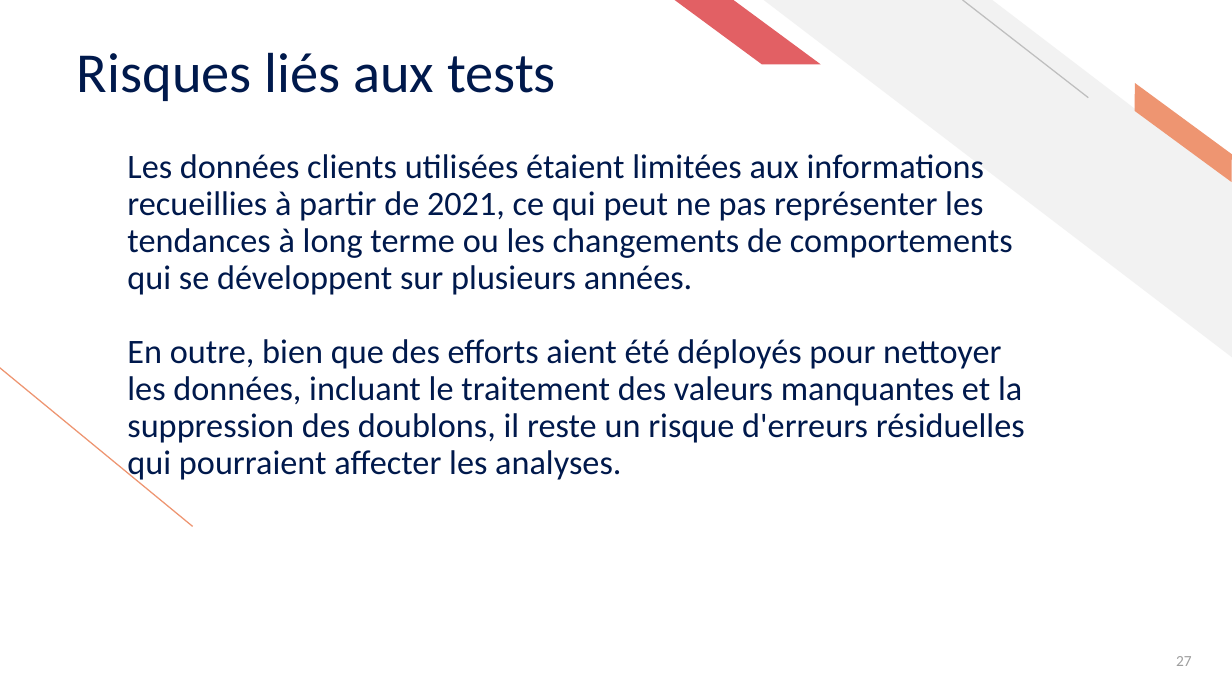
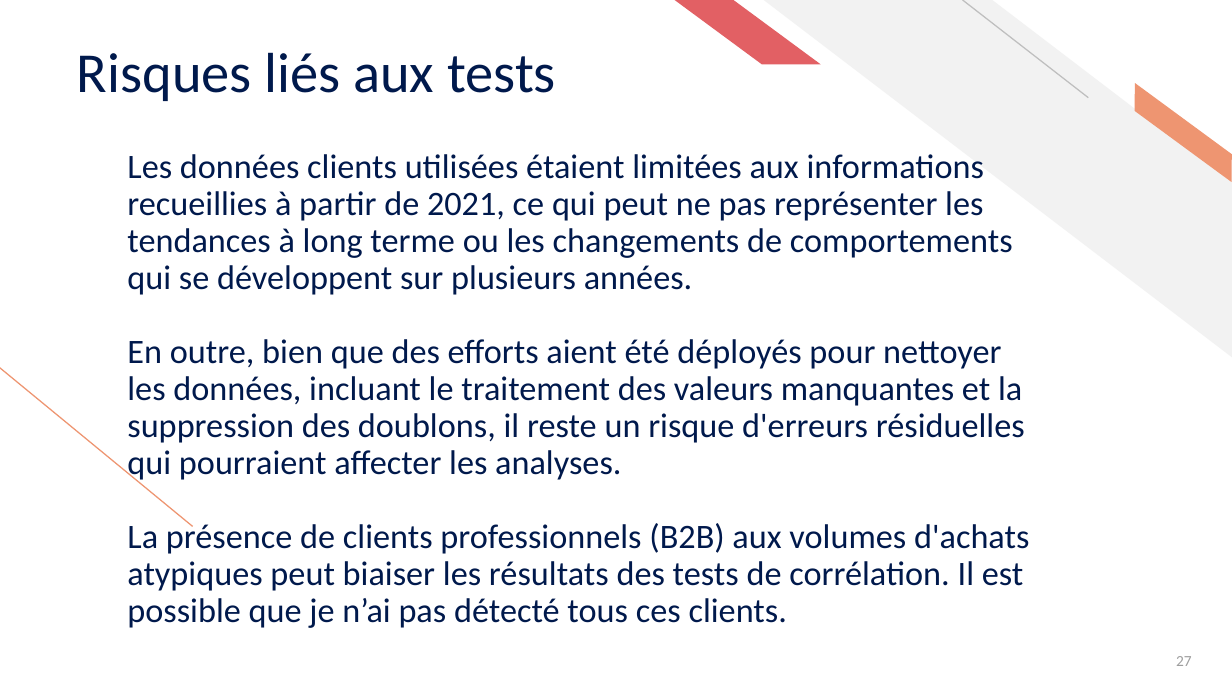
Before and after one commit to ziedbelhocine/Cours-OC, a slide deck: slide 27 of Data_Analyst/Projet_9/Belhocine_Zied_2_support_presentation_042026.pptx. Drawn at 1232x693 pixels with LibreOffice and Linux fonts; fonts in the diff are those of the drawing. Boxes give left, top, right and bottom in pixels: in the first picture for what was removed or moved away, otherwise in the second. Text is boxed around its words. In the diff, an @@ line names an element or a change of style, - is before the commit and + after.

```diff
--- a/Data_Analyst/Projet_9/Belhocine_Zied_2_support_presentation_042026.pptx
+++ b/Data_Analyst/Projet_9/Belhocine_Zied_2_support_presentation_042026.pptx
@@ text at [127, 520, 1029, 628]: paragraph added @@
+La présence de clients professionnels (B2B) aux volumes d'achats atypiques peut biaiser les résultats des tests de corrélation. Il est possible que je n’ai pas détecté tous ces clients.
```
Also in this commit, not shown: 8 other slides changed, 15 other files.
